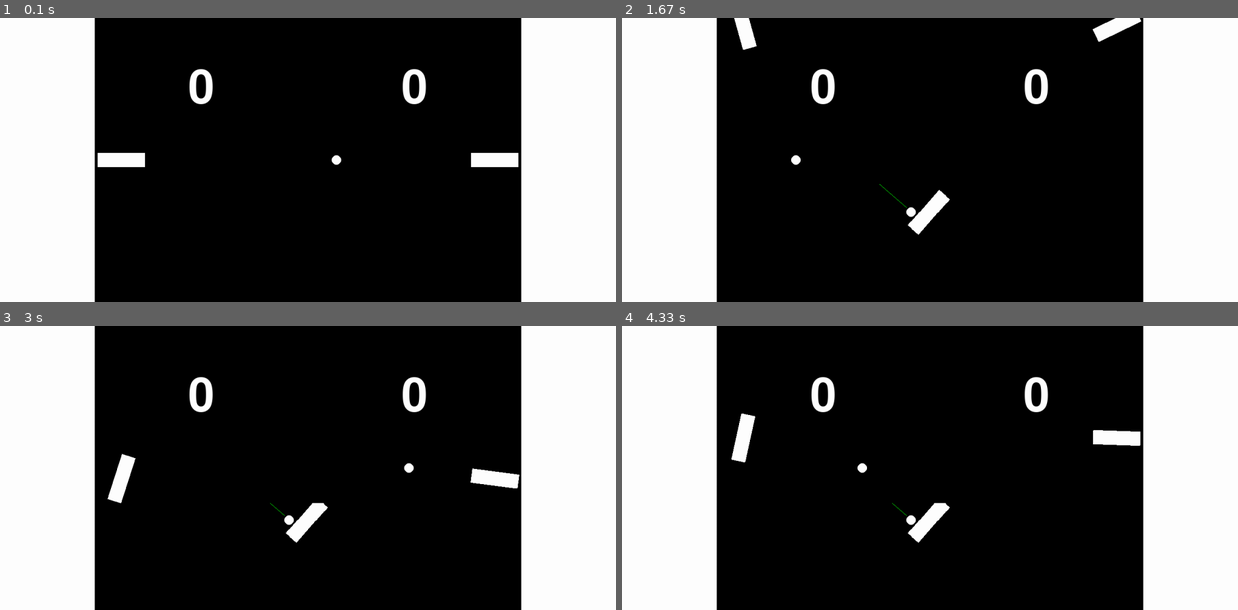
Above: before the commit, frames 1-4 (two rows, left to right).
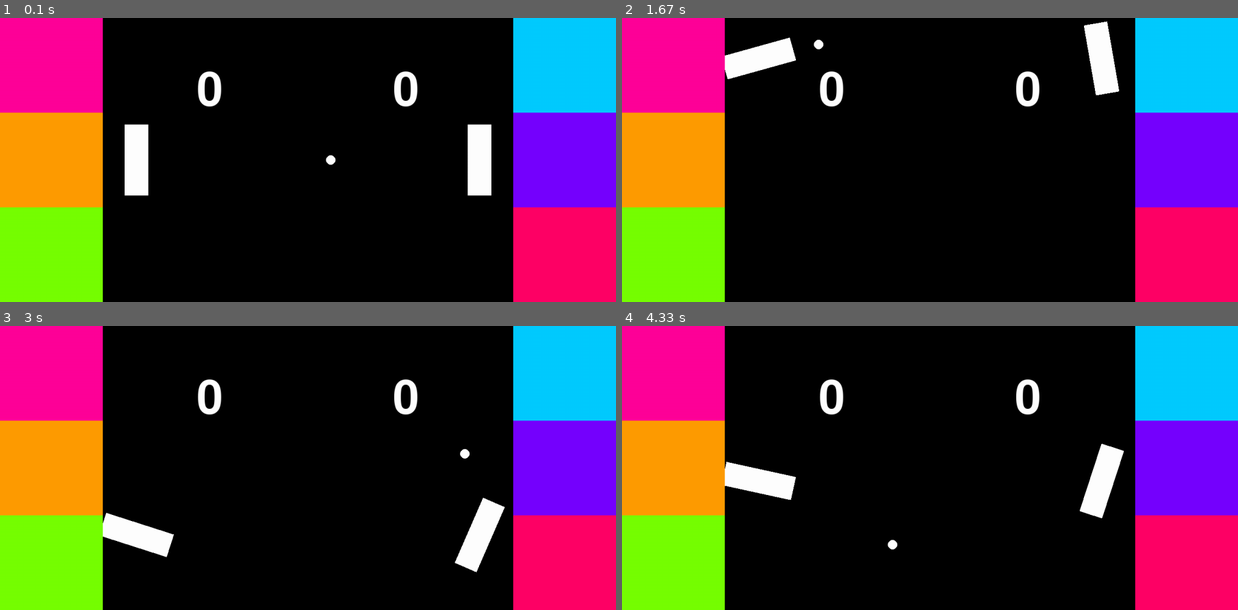
Above: after the commit, the same moments.

Repository: ericxu-25/mugic-pypong
Game: pygame game, started from pypong.py
Two runs of this game, one before a commit and one after it. Both use one fixed random seed, a clock stepped at 60 frames per second and the inputs below.
Inputs:
- Up to frame 1 (0.1 s): no input
- Up to frame 2 (1.67 s): hold Right 0.33-0.8 s; hold Up 0.83-1.13 s; hold W 0.83-1.13 s; hold Right 1.17-1.63 s; hold D 1.17-1.63 s
- Up to frame 3 (3 s): hold Left 1.67-2.2 s; hold A 1.67-2.2 s; hold Down 2.23-2.53 s; hold S 2.23-2.53 s; hold Left 2.57-2.97 s; hold A 2.57-2.97 s
- Up to frame 4 (4.33 s): hold Up 3-3.37 s; hold W 3-3.37 s; hold Right 3.4-4.03 s; hold D 3.4-4.03 s; hold Down from 4.07 s (still down); hold S from 4.07 s (still down)

The runs differ from the first frame. In frame 1, 37% of the frame differs, in the area x 0-100%, y 0-100%; in frame 2, 37%; in frame 3, 38%; in frame 4, 38%.

Commit message:
added displayscreen, ball spin

Diff:
--- a/pypong.py
+++ b/pypong.py
@@ -1,7 +1,8 @@
 import time
 import pygame
 import math
-from collections import namedtuple
+import random
+import colorsys
 # import mugic_helper
 # pypong stuff would go here
 
@@ -11,10 +12,9 @@
 # * https://stackoverflow.com/questions/11603222/allowing-resizing-window-pygame
 
 # TODO list
-# * advanced ball physics (spin, bounce)
-# * rotating striker
-# * springy striker
+# * anti-ball-stuck procedure
 # * mugic controller registration debug
+# * springy striker (striker x velocity)
 
 # GLOBALS
 pygame.font.init()
@@ -27,9 +27,20 @@
     red = (255, 0, 0)
     blue = (0, 0, 255)
 
+    _random_hue = random.random()
+
+    @classmethod
+    def random(cls):
+        cls._random_hue = ((cls._random_hue * 360 + random.randint(50, 100))
+                           % 360 / 360.0)
+        r, g, b = colorsys.hsv_to_rgb(cls._random_hue, 1, 1)
+        return (r * 255, g * 255, b * 255)
+
 WIDTH, HEIGHT = 1300, 600
 
 # HELPERS
+
+# class to work with pygame keyevents
 class Key():
     def __init__(self, key_event):
         if key_event.type == pygame.KEYDOWN:
@@ -50,33 +61,50 @@
     def __eq__(self, other):
         return self.key == other
 
-class GameSprite(pygame.sprite.DirtySprite):
-    def __init__(self, game):
+# pygame sprite subclass with dynamic scaling/rotation
+class Sprite(pygame.sprite.DirtySprite):
+    # class variables
+    sprite_id = 0
+    def __init__(self):
         super().__init__()
-        self.game = game
+        # sprite properties
         self.dirty = 1
         self.visible = 1
         self.blendmode = 0
         self.source_rect = None
         self.layer = 0
-        self._width = game._width//4
-        self._height = game._width//4
-        self._x = game._width//2
-        self._y = game._height//2
+        self._width = random.randint(50, 200)
+        self._height = random.randint(50, 200)
+        self._x = random.randint(50, 200)
+        self._y = random.randint(50, 200)
         # sprite image
+        self._scale = 1
         self.rotation = 0
         self.base_image = pygame.Surface((self._width, self._height))
         self.base_image.fill(Color.green)
         self.setImage(self.base_image)
         self.rect = self.image.get_rect()
         self.moveCenterTo(self._x, self._y)
-        return self
+        # debug output
+        Sprite.sprite_id += 1
+        self.name = f"Sprite {self.sprite_id}"
+        self._debug = False
+        self._debug_screen = None
+        return self
+
+    @property
+    def scale(self):
+        return self._scale
+
+    @scale.setter
+    def scale(self, val):
+        self._scale = val
 
     def _redraw(self):
         self.dirty = 1 if self.dirty == 0 else 2
 
     def _update_image(self):
-        scale = self.game._scale
+        scale = self.scale
         self.rect.w = self._width * scale
         self.rect.h = self._height * scale
         self.image = pygame.transform.scale(
@@ -103,7 +131,7 @@
         self.rect.centery = centery
 
     def _update_position(self):
-        scale = self.game._scale
+        scale = self.scale
         left_padding = self.game._padding[0]
         top_padding = self.game._padding[2]
         self.rect.x = (self._x + left_padding) * scale
@@ -181,6 +209,29 @@
         self.visible = 1
         self._redraw()
         return self
+
+    def debugPrint(self, *args, **kwargs):
+        if self._debug:
+            print("["+self.name+"]", *args, **kwargs)
+
+    def debugFunction(self, *args, **kwargs):
+        if self._debug:
+            func(*args, **kwargs)
+
+    def debugDraw(self, func, *args, **kwargs):
+        if self._debug and self._debug_screen != None:
+            func(self._debug_screen, *args, **kwargs)
+
+
+class GameSprite(Sprite):
+    def __init__(self, game):
+        self.game = game
+        super().__init__()
+        self.name = f"GameSprite {self.sprite_id}"
+
+    @property
+    def scale(self):
+        return self.game._scale
 
     def inBounds(self):
         if self._y < self.game.top:
@@ -193,12 +244,15 @@
             return False
         return True
 
+    # put Sprite logic in here
     def update(self):
         return
 
+# sprite used to display formatted text
 class TextSprite(GameSprite):
     def __init__(self, game):
         super().__init__(game)
+        self.name = f"TextSprite {TextSprite.sprite_id}"
         self.layer = 2
         self.format_str = "text_sprite: {}"
         self.fontsize = 10
@@ -283,48 +337,18 @@
         self._renderText()
         return self
 
+# dynamic resizable surface with sprites
 class Screen:
     def __init__(self, w = None, h = None, padding = None):
         self.name = "screen"
         self.sprites = pygame.sprite.LayeredDirty()
         self._pause = False
         self._window = Window()
+        self._position = (0, 0)
         if w == None: w = self._window._width
         if h == None: h = self._window._height
         if padding == None: padding = (0, 0, 0, 0)
         self._init_screen(padding, w, h)
-
-    @property
-    def width(self):
-        return self._scale*(self._width + self._padding[0] + self._padding[1])
-
-    @property
-    def height(self):
-        return self._scale*(self._height + self._padding[1] + self._padding[2])
-
-    @property
-    def left(self):
-        return 0
-
-    @property
-    def right(self):
-        return self._width
-
-    @property
-    def top(self):
-        return 0
-
-    @property
-    def bottom(self):
-        return self._height
-
-    @property
-    def fps(self):
-        return self._window.fps
-
-    @fps.setter
-    def fps(self, fps):
-        self._window.fps = fps
 
     def _init_screen(self, padding, w, h):
         self._padding = padding
@@ -340,17 +364,86 @@
                          Color.black,
                          game_space)
         self.background = self.base_background
-        self.screen = pygame.Surface((self.width, self.height))
+        self._screen = pygame.Surface((self.width, self.height))
         self._redraw()
 
+    @property
+    def screen(self):
+        return self._screen
+
+    @screen.setter
+    def screen(self, new_screen):
+        self._screen = new_screen
+        self._redraw()
+
+    @property
+    def base_width(self):
+        return self._width + self._padding[0] + self._padding[1]
+
+    @property
+    def width(self):
+        return self._scale*(self.base_width)
+
+    @property
+    def base_height(self):
+        return self._height + self._padding[2] + self._padding[3]
+
+    @property
+    def height(self):
+        return self._scale*(self.base_height)
+
+    @property
+    def left(self):
+        return 0
+
+    @property
+    def right(self):
+        return self._width
+
+    @property
+    def top(self):
+        return 0
+
+    @property
+    def bottom(self):
+        return self._height
+
+    @property
+    def fps(self):
+        return self._window.fps
+
+    @property
+    def position(self):
+        return (self._position[0] * self._scale,
+                self._position[1] * self._scale)
+
+    @property
+    def base_rect(self):
+        return pygame.Rect(self._position,
+                           (self.base_width, self.base_height))
+
+    @property
+    def rect(self):
+        return pygame.Rect(self.position, (self.width, self.height))
+
+    @fps.setter
+    def fps(self, fps):
+        self._window.fps = fps
+
+    def __str__(self):
+        return f"{self.name}: {self.base_rect}"
+
     def _redraw(self):
-        self.screen.blit(self.background, (0, 0))
+        self._screen.blit(self.background, (0, 0))
         for sprite in self.sprites:
             sprite._redraw()
         self._draw_sprites()
 
     def _add_sprite(self, *sprites):
-        self.sprites.add(sprites)
+        self.sprites.add(*sprites)
+
+    def _remove_sprite(self, *sprites):
+        self.sprites.remove(*sprites)
 
     def _resize(self, scale):
         self._scale = scale
@@ -361,7 +454,7 @@
         self.refresh()
 
     def _draw_sprites(self):
-        self.sprites.draw(self.screen, bgsurf=self.background)
+        self.sprites.draw(self._screen, bgsurf=self.background)
 
     def _handle_event(self, event):
         if event.type in (pygame.KEYDOWN, pygame.KEYUP):
@@ -369,6 +462,8 @@
 
     def _render(self):
         self._draw_sprites()
+        if self._screen.get_parent() is None:
+            self._window.window.blit(self._screen, self.position)
 
     def refresh(self):
         self._redraw()
@@ -384,6 +479,110 @@
     def _handle_key(self, event):
         return
 
+# Screen with interface to display many things in tabs
+class DisplayScreen(Screen):
+    def __init__(self, w = None, h = None, padding = None):
+        self.tabs = list()
+        super().__init__(w, h, padding)
+        self.base_background.fill(Color.red)
+
+    # returns the next available tab position (left to right)
+    def _get_next_tab_position(self, tab_rect):
+        if len(self.tabs) == 0: return (0, 0)
+        self.tabs = sorted(self.tabs, key=lambda x: x._position)
+        last_tab = self.tabs[-1]
+        tab_rect.topleft = last_tab.base_rect.topleft
+        tab_rect.move_ip(last_tab.base_width, 0)
+        if not self.base_rect.contains(tab_rect):
+            tab_rect.x = 0
+            tab_rect.y += last_tab.base_height
+        if not self.base_rect.contains(tab_rect):
+            print("addTab: Error fitting next tab!")
+        return tab_rect.topleft
+
+    def addTab(self, w, h = None, padding = (5, 5, 5, 5), position = None):
+        if h == None: h = w
+        new_tab = Screen(w, h, padding)
+        if position == None:
+            position = self._get_next_tab_position(new_tab.base_rect)
+        new_tab._position = position
+        new_tab.base_background.fill(Color.random())
+        self.tabs.append(new_tab)
+        tab_num = len(self.tabs) - 1
+        new_tab.name = f"Tab {tab_num}"
+        self._resize_tabs()
+        return tab_num
+
+    def totalTabs(self):
+        return len(self.tabs)
+
+    def splitTabs(self, rows, columns=1):
+        tab_width = self._width/columns
+        tab_height = self._height/rows
+        for row in range(rows):
+            for col in range(columns):
+                self.addTab(tab_width, tab_height)
+
+
+    def getTab(self, tab_num) -> pygame.Surface:
+        if len(self.tabs) == 0: return None
+        if tab_num <= 0: return None
+        if len(self.tabs) >= tab_num: return None
+        return self.tabs[tab]
+
+    def _render(self):
+        for tab in self.tabs:
+            tab._draw_sprites()
+            if tab.screen.get_parent == None:
+                self.screen.blit(tab.screen, tab.position)
+        super()._render()
+
+    def _resize_tabs(self):
+        for tab in self.tabs:
+            tab._resize(self._scale)
+
+    def _resize(self, scale):
+        super()._resize(scale)
+        self._resize_tabs()
+
+    def _redraw(self):
+        super()._redraw()
+        for tab in self.tabs:
+            tab._redraw()
+
+    @property
+    def screen(self):
+        return self._screen
+
+    @screen.setter
+    def screen(self, new_screen):
+        self._screen = new_screen
+        self._update_tab_subsurfaces()
+        self._redraw()
+
+    def _update_tab_subsurfaces(self):
+        for tab in self.tabs:
+            try:
+                tab.screen = self.screen.subsurface(tab.rect)
+            except ValueError as e:
+                print("ValueError:", e)
+                print("\twhile attempting to update tab:", tab)
+                tab.screen = pygame.Surface((tab.width, tab.height))
+
+    def writeNewText(self, text, offset=(0, 0), tab = None):
+        if type(tab) is int: tab = self.getTab(tab)
+        if tab == None: tab = self
+        # automatically create a TextSprite if text is string
+        if type(text) is str:
+            text_sprite = TextSprite(self)
+            text_sprite.setFormatString("{}").setText(text)
+            text = text_sprite
+        if isinstance(text, TextSprite):
+            tab._add_sprite(text)
+        else: return None
+        return text
+
+# Screen which includes basic game logic
 class Game(Screen):
     def __init__(self, w = None, h = None, padding = None):
         super().__init__(w, h, padding)
@@ -395,6 +594,7 @@
         return
 
     def _reset(self):
+        # set to starting state
         return
 
     def _save(self):
@@ -403,7 +603,7 @@
     def _load(self):
         return
 
-    def start(self):
+    def _start(self):
         self.refresh()
         self._reset()
 
@@ -412,6 +612,9 @@
 
     def pause(self):
         self._pause = True
+
+    def start(self):
+        self._window.start()
 
     def _game_loop(self):
         self._update()
@@ -421,12 +624,22 @@
         if self._pause == False:
             self._game_loop()
 
+# Screen manager
 class Window:
     def __new__(cls):
         if not hasattr(cls, 'singleton'):
             cls.singleton = super().__new__(cls)
             cls.singleton.initialize()
         return cls.singleton
+
+    @property
+    def name(self):
+        return self._name
+
+    @name.setter
+    def name(self, name):
+        self._name = name
+        pygame.display.set_caption(self._name)
 
     def initialize(self):
         global WIDTH
@@ -459,7 +672,6 @@
             self.quit()
         elif event.type == pygame.VIDEORESIZE:
             self._resize_window(event.w, event.h)
-            self._redraw()
         elif event.type in (pygame.KEYDOWN, pygame.KEYUP):
             self._handle_key(event)
 
@@ -503,16 +715,16 @@
         self.window.blit(self.background, (0, 0))
         for screen in self.screens:
             screen._resize(self._scale)
-            self._update_screen_position(screen)
+            self._update_screen_subsurface(screen)
         self.refresh()
 
-    def _update_screen_position(self, screen):
-        screen.window_position = (screen._window_position[0] * self._scale,
-                                  screen._window_position[1] * self._scale)
-        screen_rect = pygame.Rect(screen.window_position,
-                                  (screen.width, screen.height))
-        screen.screen = self.window.subsurface(screen_rect)
-        screen.refresh()
+    def _update_screen_subsurface(self, screen):
+        try:
+            screen.screen = self.window.subsurface(screen.rect)
+        except ValueError as e:
+            print("ValueError:", e)
+            print("\twhile attempting to update screen:", screen.name)
+            screen.screen = pygame.Surface((screen.width, screen.height))
 
     def rescale(self, w, h):
         scale = self._scale
@@ -520,6 +732,8 @@
         self._resize_window(w * scale, h * scale)
 
     def refresh(self):
+        for screen in self.screens:
+            screen.refresh()
         self._render_screens()
 
     def setName(name):
@@ -539,6 +753,7 @@
     def removeScreen(self, screen):
         self.screens.remove(screen)
         self.focused_screens.remove(screen)
+        screen._position = (0, 0)
         return self
 
     def removeGame(self, game):
@@ -550,22 +765,22 @@
         else: self.focused_screens.remove(screen)
 
     def moveScreenTo(self, screen, x, y):
-        screen._window_position = (x, y)
-        self._update_screen_position(screen)
+        screen._position = (x, y)
+        self._update_screen_subsurface(screen)
 
     def moveScreen(self, screen, dx, dy):
-        screen._window_position = (screen.window_position + dx,
-                                screen.window_position + dy)
-        self._update_screen_position(screen)
+        screen._position = (screen.position + dx,
+                                screen.position + dy)
+        self._update_screen_subsurface(screen)
 
     def moveScreenCenterTo(self, screen, cx, cy):
-        screen._window_position = (cx - screen._width//2,
+        screen._position = (cx - screen._width//2,
                                 cy - screen._height//2)
-        self._update_screen_position(screen)
+        self._update_screen_subsurface(screen)
 
     def start(self):
         for game in self.games:
-            game.start()
+            game._start()
         self.clock = pygame.time.Clock()
         self.stop = False
         while not self.stop:
@@ -758,42 +973,23 @@
                striker.rect.centery - future_striker_image.get_height()/2)
             mask_offset -= pygame.math.Vector2(self.rect.x, self.rect.y)
             hitting = self.mask.overlap(future_striker_mask, mask_offset)
-
-            # debug drawing
-            self.game.screen.blit(self.game.background, (0, 0))
-            self.game.screen.blit(self.image, (400,400))
-            self.game.screen.blit(future_striker_image, (400 + mask_offset.x,
-                                                         400 + mask_offset.y))
             if hitting == None:
                 continue
             else:
-                print(self.mask.overlap_area(future_striker_mask, mask_offset))
                 break
         if hitting == None:
-            print("not rotate hit!")
             return final_vector
-        else:
-            print("rotate hit!")
         # then, determine the direction and angle of the hit
         striker_rot_hit_vector = striker_normal
         future_offset = offset_vector.rotate(striker.rot_velocity)
         rot_hit_speed = ((future_offset - offset_vector).magnitude()
                          * striker.elasticity / self.mass)
         if striker_rot_hit_vector.length() == 0:
-            print("error rotate hit")
             return final_vector
         striker_rot_hit_vector.scale_to_length(rot_hit_speed)
-        print(rot_hit_speed)
-        print(striker_rot_hit_vector)
         if striker.rot_velocity > 0: striker.rot_velocity -= rot_hit_speed
         else: striker.rot_velocity += rot_hit_speed
-
-        # debug drawing
-        line = pygame.draw.line(self.game.screen, Color.green,
-                                (400, 400),
-                                (400 + striker_rot_hit_vector.x * 30,
-                                 400 + striker_rot_hit_vector.y * 30))
-        # final_vector += striker_rot_hit_vector
+        final_vector += striker_rot_hit_vector
         return final_vector
 
 
@@ -806,19 +1002,19 @@
         # reflect off the striker
         reflect_vector = self.velocity.copy().reflect(striker_normal)
         reflect_vector.scale_to_length(self.speed * striker.elasticity)
-        # final_vector = reflect_vector
+        final_vector = reflect_vector
         # apply modifications based on the striker's attributes
         # modification 1: striker power
         striker_hit_vector = striker_normal.copy()
         striker_hit_vector.scale_to_length(striker.power/self.mass)
-        # final_vector += striker_hit_vector
+        final_vector += striker_hit_vector
         # modification 2: striker grip
         grip_vector = pygame.math.Vector2(0,
                 striker.velocity * striker.grip / self.mass)
-        grip_vector = grip_vector.rotate(-striker.rotation)
+        grip_vector *= abs(striker_normal.x)
         self.spin += grip_vector.y
-        striker.velocity -= grip_vector.y * self.mass
-        # final_vector += grip_vector
+        self.spin *= striker.elasticity
+        final_vector += grip_vector
         # modification 3: striker rotation
         final_vector += self._rotateHitOnStriker(striker)
         # apply final calculated vector
@@ -826,11 +1022,23 @@
             if striker_normal.magnitude() == 0:
                 self.velocity = offset_vector
             else:
-                # self.velocity = striker_hit_vector
-                self.velocity *= -1
+                self.velocity = striker_hit_vector
         else:
             self.velocity = final_vector
+        # draw the impact onto the side panel
+        # TODO debug drawing
         self.speed = self.velocity.magnitude()
+
+    def _spin_effect(self):
+        if abs(self.spin) < self.rolling_friction:
+            self.spin = 0
+            return
+        angle_change = self.spin / self.speed / self.mass / self.rolling_friction / 3
+        self.velocity.rotate_ip(angle_change/self._substeps)
+        spin_friction = (self.rolling_friction/self._substeps)
+        if self.spin > 0: self.spin -= spin_friction
+        else:
+            self.spin += spin_friction
 
     def roll(self):
         self.speed -= self.rolling_friction/self._substeps
@@ -840,33 +1048,47 @@
         self.velocity.scale_to_length(self.speed * fps_ratio)
         self.move(float(self.velocity.x/self._substeps),
                   float(self.velocity.y/self._substeps))
-        #TODO spin logic
+        self._spin_effect()
 
     def update(self):
         for i in range(self._substeps):
             self.roll()
             self.bounceOnCeiling()
             self.bounceOnStrikers()
-        # self.scoreOnPlayers()
+        self.scoreOnPlayers()
 
 class PongGame(Game):
-    def __init__(self, w = None, h = None):
-        super().__init__(w, h)
+    def __init__(self, w, h = None):
+        adjusted_width = w * 2 // 3
+        side_width = (w - adjusted_width) / 2.0
+        super().__init__(adjusted_width, h, padding=(20, 20, 10, 10))
+        self.base_background.fill(Color.black)
         self.name = "pong"
         self.fps = 60
+        self._initialize_screens(side_width)
         self._initialize_sprites()
         self._initialize_controls()
+        self._window.addGame(self, (side_width, 0))
+        self._window.name = "Mugical Pong"
+
+    def _initialize_screens(self, w):
+        self.debug_screen_left = DisplayScreen(w, self.height)
+        self.debug_screen_left.splitTabs(3)
+        self.debug_screen_right = DisplayScreen(w, self.height)
+        self.debug_screen_right.splitTabs(3)
+        self._window.addScreen(self.debug_screen_left, (0, 0))
+        self._window.addScreen(self.debug_screen_right, (w + self.width, 0))
 
     def _initialize_sprites(self):
         # initialize strikers
-        striker_size = (100, 30)
-        striker_speed = 10
-        striker_accel = 10
+        striker_size = (50, 150)
+        striker_speed = 15
+        striker_accel = 8
         striker_rot_speed = 10
         striker_rot_accel = 10
         striker_color = Color.white
         striker_friction = 10
-        striker_power = 10
+        striker_power = 7
         striker_grip = 10
         striker_elasticity = 10
         striker_parameters = (
@@ -888,9 +1110,13 @@
         self._add_sprite(self.striker_right)
         self.strikers = pygame.sprite.Group()
         self.strikers.add(self.striker_left, self.striker_right)
+        self.striker_right._debug = True
+        self.striker_right._debug_screen = self.debug_screen_right
+        self.striker_left._debug = True
+        self.striker_left._debug_screen = self.debug_screen_left
 
         # initialize ball
-        ball_speed = 10
+        ball_speed = 8
         ball_color = Color.white
         ball_size = 10
         ball_mass = 10
@@ -953,7 +1179,6 @@
         center_right = self._width - center_left
         self.striker_left.moveCenterTo(left, middle)
         self.striker_right.moveCenterTo(right, middle)
-        print(right, middle)
         for striker in (self.striker_right, self.striker_left):
             striker.rotateTo(0)
             striker.rot_velocity = 0
@@ -961,6 +1186,7 @@
         self.ball.moveCenterTo(center, middle)
         self.ball.velocity = pygame.math.Vector2(1, 0)
         self.ball.speed = self.ball.min_speed
+        self.ball.spin = 0
         self.s1_score_text.moveCenterTo(center_left,
                                         top_middle)
         self.s2_score_text.moveCenterTo(center_right,
@@ -1038,10 +1264,8 @@
 # MAIN
 def main():
     pygame.init()
-    PONG = PongGame(900, 600)
-    window = Window()
-    window.addGame(PONG, (200, 0))
-    window.start()
+    PONG = PongGame(WIDTH, HEIGHT)
+    PONG.start()
     pygame.quit()
 
 if __name__ == "__main__":
